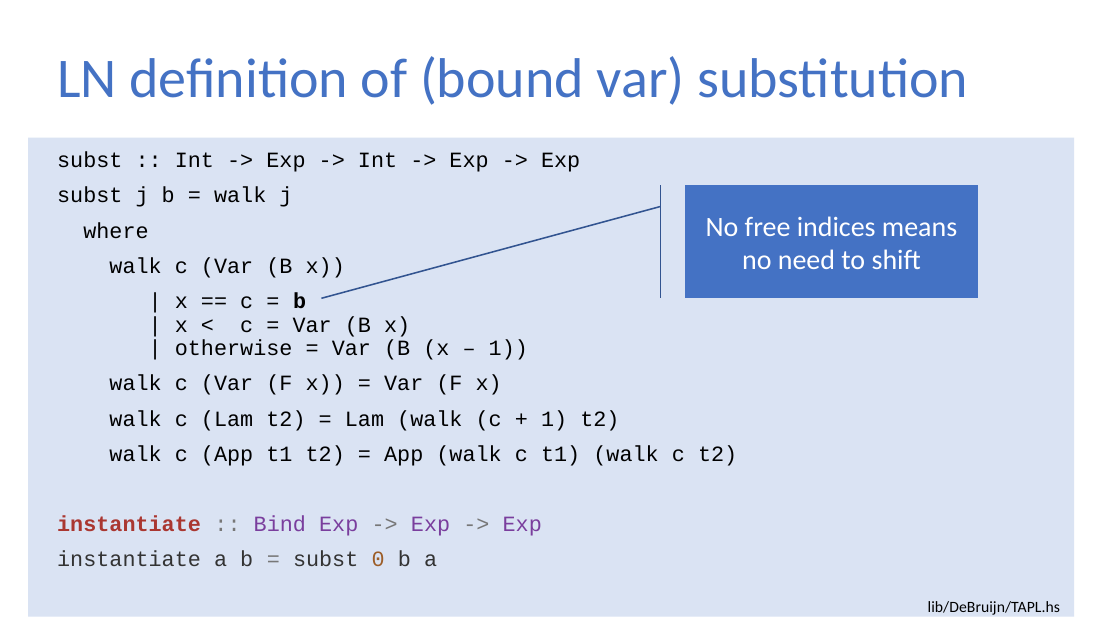
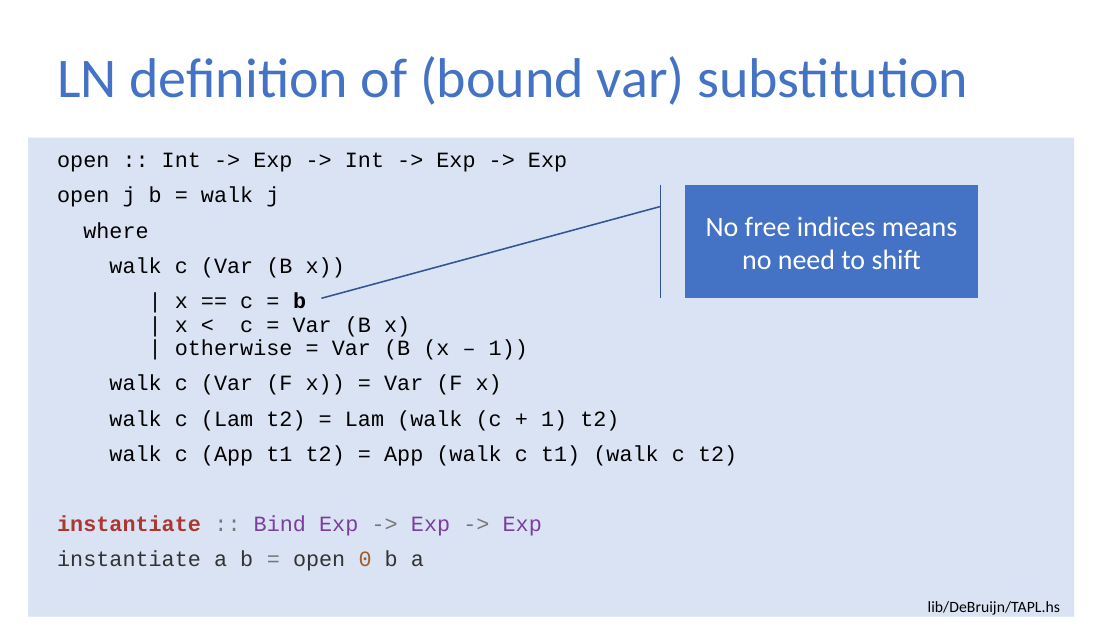
Before and after one commit to sweirich/lambda-n-ways, a slide deck: slide 36 of plclub-2021.pptx. Drawn at 1120x630 pixels with LibreOffice and Linux fonts; fonts in the diff are those of the drawing. Boxes give left, top, right and bottom in pixels: in the first picture for what was removed or moved away, otherwise in the second. Text is boxed around its words. In the diff, an @@ line names an element or a change of style, - is before the commit and + after.

```diff
--- a/plclub-2021.pptx
+++ b/plclub-2021.pptx
@@ text at (x1=57, y1=152, x2=567, y2=207): text changed @@
-subst :: Int -> Exp -> Int -> Exp -> Exp
-subst j b = walk j
+open :: Int -> Exp -> Int -> Exp -> Exp
+open j b = walk j
@@ text at (x1=57, y1=551, x2=424, y2=571): text changed @@
-instantiate a b = subst 0 b a
+instantiate a b = open 0 b a
```
Also in this commit, not shown: 12 other slides changed, 1 slide added, 2 slides removed, 13 other files.
